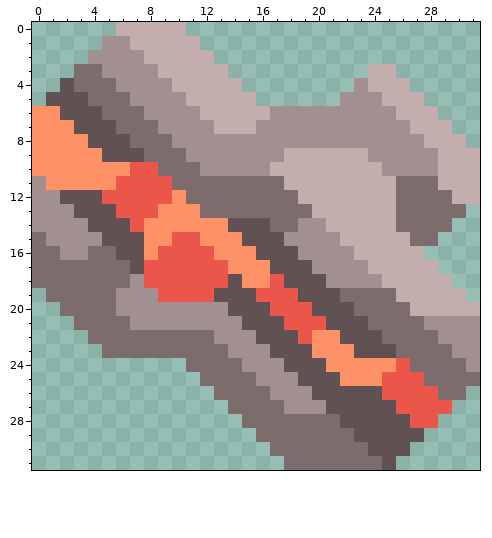
Two states of a pixel-art sprite, sprites/items/JJ/Ashen-Silver.png. This is how it looked before the edit.
The file is 32x32 pixels. Colours within 5 levels of each other are drawn and written as one.
Now the later version:
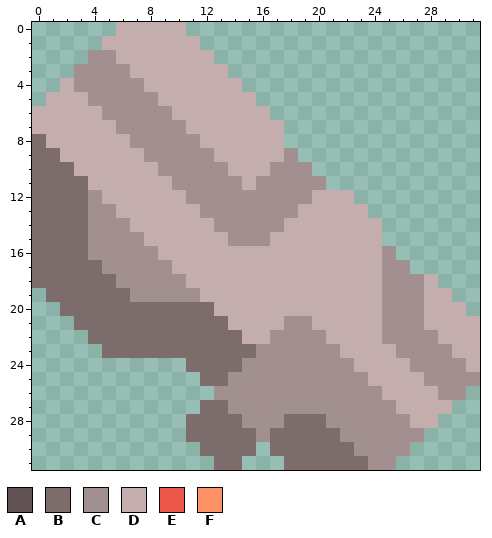
Palette (. is transparent): A #605252  B #7d6c6c  C #a28f8f  D #c4adad  E #eb564b  F #ff9166
From old to new:
Changed rows in their new state; - is an unchanged pixel.
first column x 0:
 1 -----DD-------------------------
 2 ------DD------------------------
 3 ---CC--DD---------------..------
 4 --DCCC--DD-------------....-----
 5 -DDDCCC--DD-----------......----
 6 DDDDDCCC--DD-----............---
 7 DDDDDDCCC--DD---DD............--
 8 BDDDDDDCCC--DDDDDD.............-
 9 BBDDDDDDCCC--DDDDDC.............
10 BBBDDDDDDCCC--DDDCCC............
11 BBBBDDDDDDCCCCCDCCCCC...........
12 BBBBCDDDDDDCCCCCCCCC---.........
13 BBBBCCDDDDDDCCCCCCCD----.......-
14 BBBBCCCDDDDDDCCCCCDDD----.....--
15 -BBB-CCCDDDDDDCCCDDDDD---....---
16 --BBCCCCCDDDDDDDDDDDDDD--C..----
17 -----CCCCCDDDDDDDDDDDDDD-CC..---
18 ------C-CCCDDDDDDDDDDDDDDCCC-.--
19 ------B--CCCDDDDDDDDDDDDDCCC--.-
20 ------BBBBBBBDDDDDDDDDDDDCCC---.
21 -------BBBBBBBDDDDCCDDDDDCCCDDDD
22 -------------BBDDCCCCDDDDCCCCDDD
23 --------------BB-CCCCCDDDDCCCCDD
24 ------------------CCCCCDDDDCCCCD
25 --------------CC---CCCCCDDDDCCCC
26 -------------CCCC---CCCCCDDDDCC-
27 ------------BBCCCC---CCCCCDDDD--
28 -----------BBBBCCC---CCCCCCDD---
29 -----------BBBBBC-----CCCCCC----
30 ------------BBBB-------CCCC-----
31 -------------BB---------CC------
Where, in picture pixels (left, top, right, bottom), the same in both pictures:
changed: (32, 36, 480, 470)
